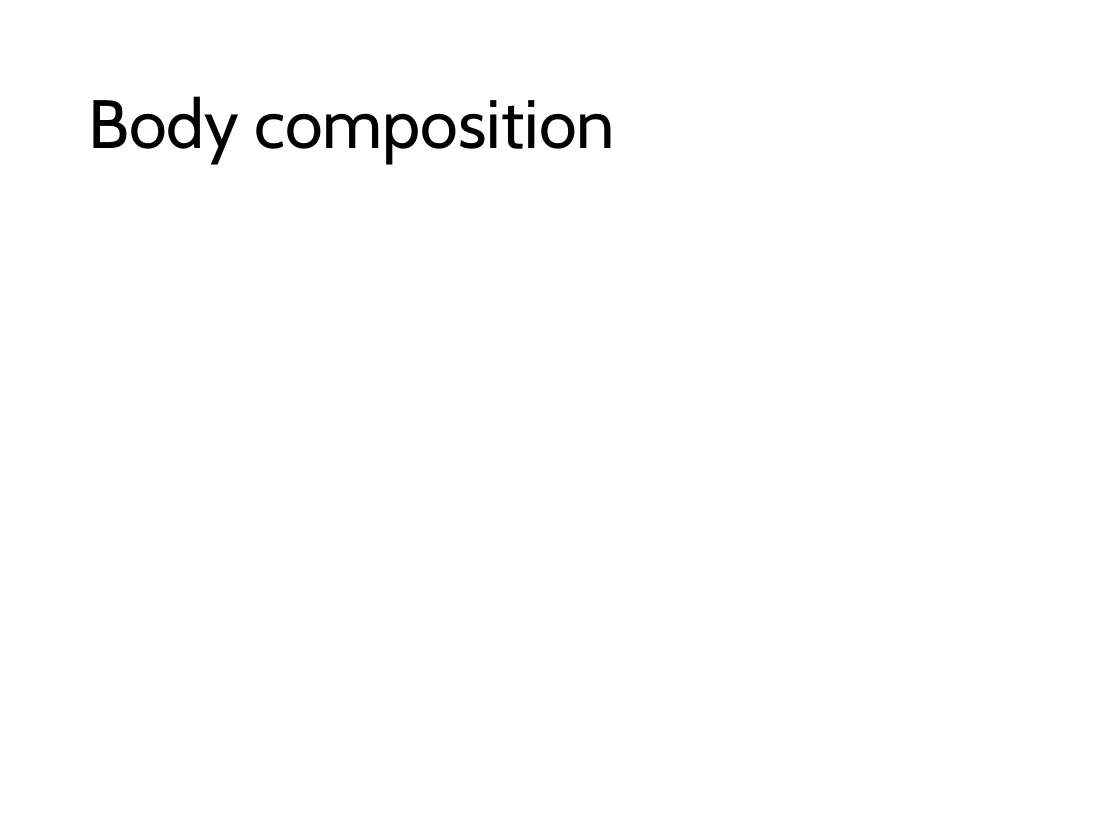
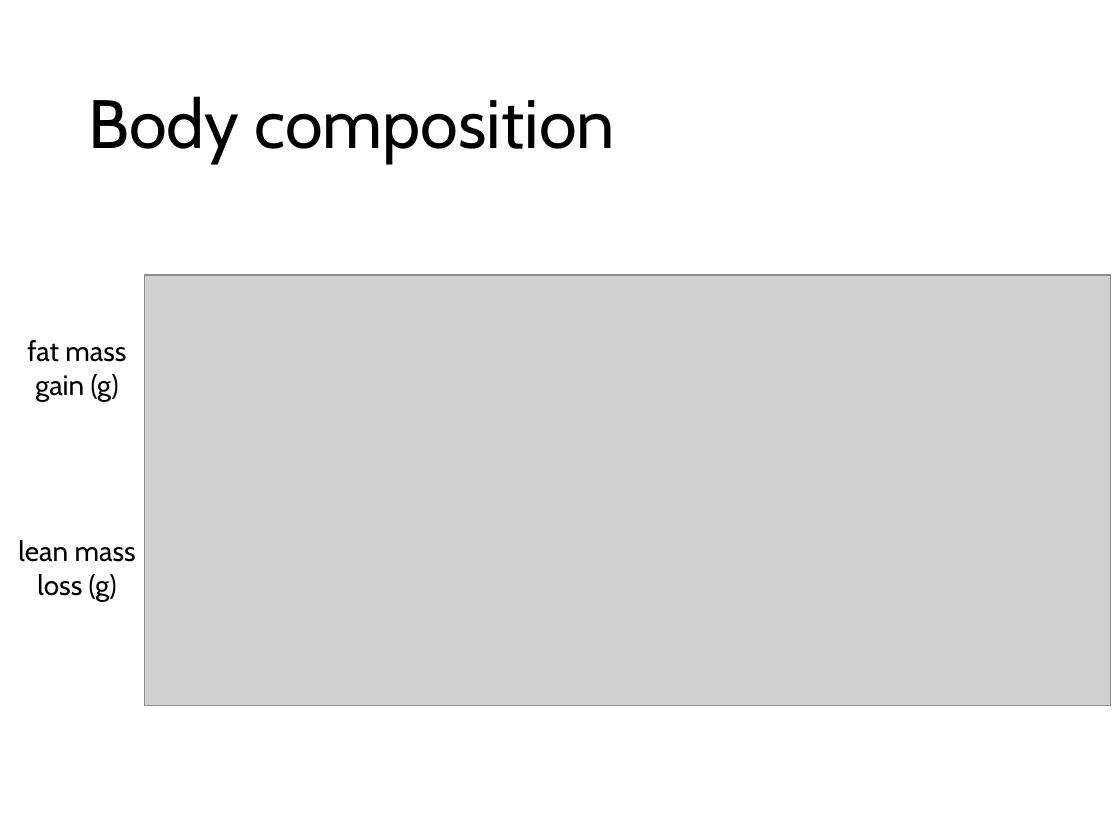
Before and after one commit to nvalexander/dissertation, a slide deck: slide 19 of defense.pptx. Drawn at 1120x840 pixels with LibreOffice and Linux fonts; fonts in the diff are those of the drawing; grey boxes stand for pictures. Boxes give left, top, right and bottom in pixels: in the first picture for what was removed or moved away, otherwise in the second. Text is boxed around its words. In the diff, an @@ line names an element or a change of style, - is before the commit and + after.

```diff
--- a/defense.pptx
+++ b/defense.pptx
@@ picture added at (144, 276, 1110, 706) @@
@@ text added at (27, 340, 126, 401), 18 pt, text #000000 @@
+fat mass
+gain (g)
@@ text added at (18, 540, 136, 601), 18 pt, text #000000 @@
+lean mass
+loss (g)
```
Also in this commit, not shown: 2 other files.
